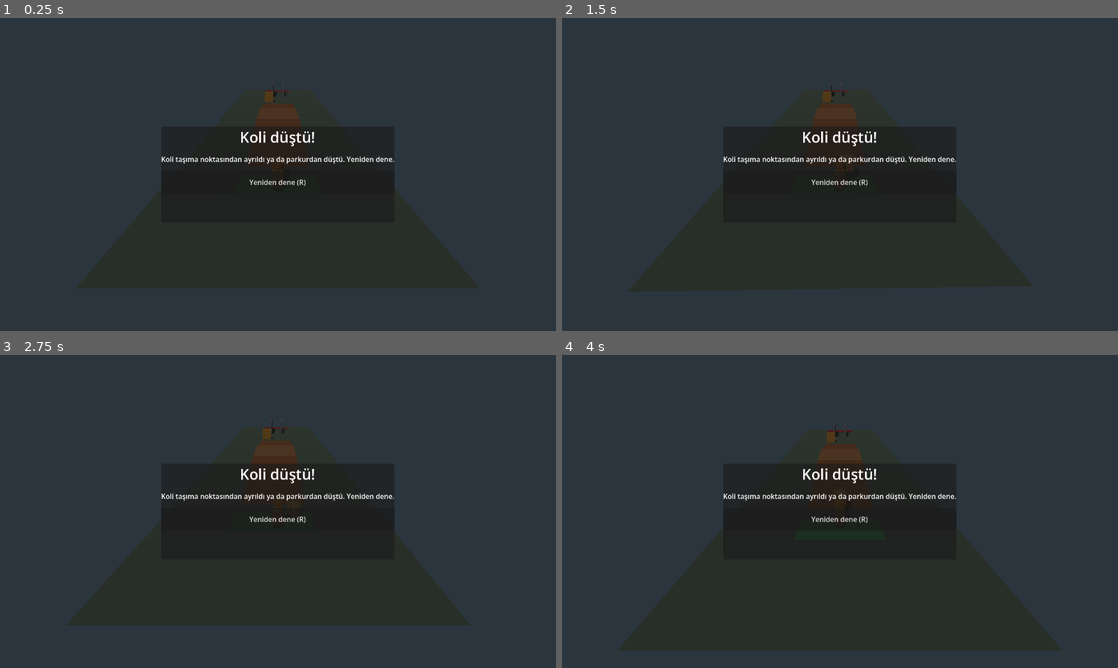
Above: before the commit, frames 1-4 (two rows, left to right).
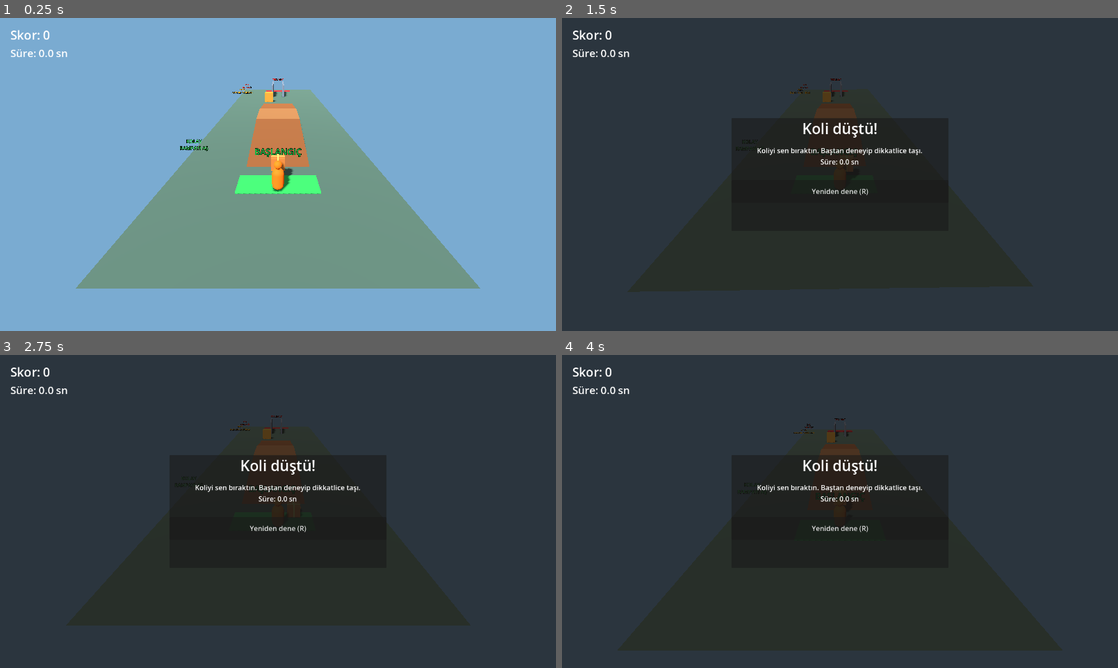
Above: after the commit, the same moments.

Repository: Hamsiciks28/Kargoyu-K-rmadan-getir
Game: Godot game, scene res://scenes/main.tscn
The game is run twice, just before and just after one commit, with the same random seed, the same clock (stepped at 60 frames per second) and the same inputs.
Inputs (mouse positions are in pixels of both pictures, inside the frame that each line leads up to):
- Up to frame 1 (0.25 s): no input
- Up to frame 2 (1.5 s): click (840, 180) at 0.5 s, where only the run before the commit has a clickable "Yeniden dene (R)"; tap Enter at 1.25 s; hold D (move_right) from 1.28 s (still down); tap Q (drop_cargo) at 1.35 s
- Up to frame 3 (2.75 s): release D (move_right) at 2.03 s; hold S (move_backward) from 2.03 s (still down); tap Q (drop_cargo) at 2.1 s
- Up to frame 4 (4 s): tap Space at 2.75 s; release S (move_backward) at 2.78 s; hold D (move_right) 2.78-3.53 s; hold Shift (sudden_move) 2.78-3.53 s; tap Q (drop_cargo) at 3.05, 3.8 s; tap Enter at 3.5 s; hold W (move_forward) from 3.53 s (still down); tap R at 3.6 s

The runs differ from the first frame. In frame 1, 100% of the frame differs, in the area x 0-100%, y 0-100%; in frame 2, 1.9%; in frame 3, 1.8%; in frame 4, 1.9%.

Commit message:
Complete gameplay days 11-21 and weekly checks

Diff:
--- a/scenes/cargo.tscn
+++ b/scenes/cargo.tscn
@@ -1,4 +1,6 @@
-[gd_scene load_steps=8 format=3]
+[gd_scene load_steps=9 format=3]
+
+[ext_resource type="Script" path="res://scripts/cargo.gd" id="1_cargo_script"]
 
 [sub_resource type="PhysicsMaterial" id="CargoPhysics"]
 friction = 0.8
@@ -26,6 +28,7 @@
 size = Vector3(0.8, 0.8, 0.8)
 
 [node name="Cargo" type="RigidBody3D"]
+script = ExtResource("1_cargo_script")
 mass = 1.5
 linear_damp = 4.0
 angular_damp = 6.0
--- a/scenes/main.tscn
+++ b/scenes/main.tscn
@@ -24,6 +24,9 @@
 [sub_resource type="BoxShape3D" id="GroundCollision"]
 size = Vector3(14, 0.2, 44)
 
+[sub_resource type="BoxShape3D" id="StartZoneShape"]
+size = Vector3(5, 2.5, 2)
+
 [sub_resource type="BoxShape3D" id="FinishZoneShape"]
 size = Vector3(5, 2.5, 2)
 
@@ -46,6 +49,13 @@
 [node name="CollisionShape3D" type="CollisionShape3D" parent="Ground"]
 position = Vector3(0, -0.1, 0)
 shape = SubResource("GroundCollision")
+
+[node name="StartZone" type="Area3D" parent="."]
+position = Vector3(0, 1, 15.5)
+collision_layer = 0
+
+[node name="CollisionShape3D" type="CollisionShape3D" parent="StartZone"]
+shape = SubResource("StartZoneShape")
 
 [node name="FinishZone" type="Area3D" parent="."]
 position = Vector3(0, 1, -19.5)
@@ -98,7 +108,7 @@
 grow_vertical = 2
 
 [node name="Panel" type="PanelContainer" parent="HUD/FailureOverlay/CenterContainer"]
-custom_minimum_size = Vector2(420, 220)
+custom_minimum_size = Vector2(500, 260)
 layout_mode = 2
 
 [node name="VBoxContainer" type="VBoxContainer" parent="HUD/FailureOverlay/CenterContainer/Panel"]
@@ -112,7 +122,9 @@
 horizontal_alignment = 1
 
 [node name="Message" type="Label" parent="HUD/FailureOverlay/CenterContainer/Panel/VBoxContainer"]
+custom_minimum_size = Vector2(400, 64)
 layout_mode = 2
+autowrap_mode = 3
 text = "Daha yavaş dön ve engellere dikkat et."
 horizontal_alignment = 1
 
@@ -120,3 +132,21 @@
 custom_minimum_size = Vector2(0, 52)
 layout_mode = 2
 text = "Yeniden dene (R)"
+
+[node name="ScoreLabel" type="Label" parent="HUD"]
+offset_left = 24.0
+offset_top = 20.0
+offset_right = 200.0
+offset_bottom = 62.0
+theme_override_colors/font_color = Color(1, 1, 1, 1)
+theme_override_font_sizes/font_size = 28
+text = "Skor: 0"
+
+[node name="TimerLabel" type="Label" parent="HUD"]
+offset_left = 24.0
+offset_top = 64.0
+offset_right = 240.0
+offset_bottom = 100.0
+theme_override_colors/font_color = Color(1, 1, 1, 1)
+theme_override_font_sizes/font_size = 24
+text = "Süre: 0.0 sn"
--- a/scenes/obstacle_course.tscn
+++ b/scenes/obstacle_course.tscn
@@ -58,6 +58,15 @@
 mesh = SubResource("MarkerMesh")
 material_override = SubResource("StartMaterial")
 
+[node name="StartLabel" type="Label3D" parent="."]
+position = Vector3(0, 2.2, 15.5)
+billboard = 1
+text = "BAŞLANGIÇ"
+font_size = 48
+pixel_size = 0.01
+modulate = Color(0.12, 0.75, 0.28, 1)
+outline_size = 8
+
 [node name="RampUp" type="StaticBody3D" parent="."]
 position = Vector3(0, 0.43, 9)
 rotation_degrees = Vector3(7, 0, 0)
@@ -68,6 +77,15 @@
 
 [node name="CollisionShape3D" type="CollisionShape3D" parent="RampUp"]
 shape = SubResource("RampCollision")
+
+[node name="EasySectionLabel" type="Label3D" parent="."]
+position = Vector3(-5.3, 2.0, 14.0)
+billboard = 1
+text = "KOLAY\nRAMPAYI AŞ"
+font_size = 38
+pixel_size = 0.008
+modulate = Color(0.2, 0.88, 0.34, 1)
+outline_size = 8
 
 [node name="UpperPlatform" type="StaticBody3D" parent="."]
 position = Vector3(0, 0.89, 2.5)
@@ -100,6 +118,15 @@
 [node name="CollisionShape3D" type="CollisionShape3D" parent="CrateObstacle"]
 shape = SubResource("CrateCollision")
 
+[node name="MediumSectionLabel" type="Label3D" parent="."]
+position = Vector3(-5.3, 2.0, -6.5)
+billboard = 1
+text = "ORTA\nKASANIN YANINDAN"
+font_size = 38
+pixel_size = 0.008
+modulate = Color(0.98, 0.73, 0.16, 1)
+outline_size = 8
+
 [node name="NarrowPassageLeft" type="StaticBody3D" parent="." groups=["cargo_drop_obstacle"]]
 position = Vector3(-0.95, 1.0, -15.5)
 
@@ -120,7 +147,25 @@
 [node name="CollisionShape3D" type="CollisionShape3D" parent="NarrowPassageRight"]
 shape = SubResource("WallCollision")
 
+[node name="HardSectionLabel" type="Label3D" parent="."]
+position = Vector3(-5.3, 2.0, -11.8)
+billboard = 1
+text = "ZOR\nDAR GEÇİT"
+font_size = 38
+pixel_size = 0.008
+modulate = Color(0.95, 0.27, 0.22, 1)
+outline_size = 8
+
 [node name="FinishMarker" type="MeshInstance3D" parent="."]
 position = Vector3(0, 0.025, -19.5)
 mesh = SubResource("MarkerMesh")
 material_override = SubResource("FinishMaterial")
+
+[node name="FinishLabel" type="Label3D" parent="."]
+position = Vector3(0, 2.2, -19.5)
+billboard = 1
+text = "TESLİMAT"
+font_size = 48
+pixel_size = 0.01
+modulate = Color(0.88, 0.16, 0.16, 1)
+outline_size = 8
--- /dev/null
+++ b/scripts/cargo.gd
@@ -0,0 +1,42 @@
+extends RigidBody3D
+
+enum CargoType { LIGHT, NORMAL, HEAVY }
+
+@export_group("Koli türü")
+@export_enum("Hafif", "Normal", "Ağır") var koli_turu: int = CargoType.NORMAL
+
+@export_group("Kütle")
+@export_range(0.5, 4.0, 0.1) var hafif_koli_kutlesi: float = 0.75
+@export_range(0.5, 4.0, 0.1) var normal_koli_kutlesi: float = 1.5
+@export_range(0.5, 6.0, 0.1) var agir_koli_kutlesi: float = 3.0
+
+@export_group("Görünüm")
+@export var hafif_koli_rengi := Color(0.83, 0.68, 0.32, 1.0)
+@export var normal_koli_rengi := Color(0.68, 0.39, 0.17, 1.0)
+@export var agir_koli_rengi := Color(0.43, 0.30, 0.25, 1.0)
+
+@onready var box_visual: MeshInstance3D = $Box
+
+func _ready() -> void:
+	_apply_cargo_type()
+
+func _apply_cargo_type() -> void:
+	var selected_mass: float
+	var selected_color: Color
+	match koli_turu:
+		CargoType.LIGHT:
+			selected_mass = hafif_koli_kutlesi
+			selected_color = hafif_koli_rengi
+		CargoType.HEAVY:
+			selected_mass = agir_koli_kutlesi
+			selected_color = agir_koli_rengi
+		_:
+			selected_mass = normal_koli_kutlesi
+			selected_color = normal_koli_rengi
+
+	mass = selected_mass
+	var material := box_visual.material_override as StandardMaterial3D
+	if material != null:
+		var unique_material := material.duplicate() as StandardMaterial3D
+		unique_material.albedo_color = selected_color
+		box_visual.material_override = unique_material
--- a/scripts/game_manager.gd
+++ b/scripts/game_manager.gd
@@ -1,32 +1,49 @@
 extends Node3D
+
+const DELIVERY_SCORE := 1000
 
 @onready var player: Node = $Player
 @onready var cargo: RigidBody3D = $Cargo
+@onready var score_label: Label = $HUD/ScoreLabel
+@onready var timer_label: Label = $HUD/TimerLabel
 @onready var failure_overlay: Control = $HUD/FailureOverlay
 @onready var result_title: Label = $HUD/FailureOverlay/CenterContainer/Panel/VBoxContainer/Title
 @onready var result_message: Label = $HUD/FailureOverlay/CenterContainer/Panel/VBoxContainer/Message
 @onready var retry_button: Button = $HUD/FailureOverlay/CenterContainer/Panel/VBoxContainer/RetryButton
+@onready var start_zone: Area3D = $StartZone
 @onready var finish_zone: Area3D = $FinishZone
 
+var _run_started := false
 var _run_over := false
 var _restart_queued := false
+var score := 0
+var elapsed_seconds := 0.0
 
 func _ready() -> void:
+	score = 0
+	elapsed_seconds = 0.0
+	_update_score_display()
+	_update_timer_display()
 	failure_overlay.hide()
 	player.connect("cargo_dropped", _on_cargo_dropped)
 	retry_button.pressed.connect(_restart_run)
+	start_zone.body_exited.connect(_on_start_zone_body_exited)
 	finish_zone.body_entered.connect(_on_finish_zone_body_entered)
 
-func _process(_delta: float) -> void:
+func _process(delta: float) -> void:
 	if _run_over:
 		return
 
+	if _run_started:
+		elapsed_seconds += delta
+		_update_timer_display()
+
 	if not is_instance_valid(cargo):
-		_show_end_screen(false)
+		_show_end_screen(false, "Koli sahneden kayboldu. Yeniden dene.")
 		return
 
 	if cargo.global_position.y < -1.0 or absf(cargo.global_position.x) > 8.0 or absf(cargo.global_position.z) > 25.0:
-		_show_end_screen(false)
+		_show_end_screen(false, "Koli parkurdan düştü. Rampaya girerken yavaşla.")
 
 func _unhandled_input(event: InputEvent) -> void:
 	if not _run_over:
@@ -35,29 +52,50 @@
 	if event is InputEventKey and event.pressed and not event.echo and event.physical_keycode == KEY_R:
 		_restart_run()
 
-func _on_cargo_dropped() -> void:
-	_show_end_screen(false)
+func _on_cargo_dropped(reason: String) -> void:
+	_show_end_screen(false, reason)
+
+func _on_start_zone_body_exited(body: Node3D) -> void:
+	if body != player or _run_started or _run_over:
+		return
+	_run_started = true
 
 func _on_finish_zone_body_entered(body: Node3D) -> void:
-	if body == player:
-		_show_end_screen(true)
+	if body != player:
+		return
+	if _run_over or not is_instance_valid(player) or not is_instance_valid(cargo):
+		return
+	if not bool(player.get("_cargo_is_attached")):
+		return
+	_show_end_screen(true)
 
-func _show_end_screen(completed: bool) -> void:
+func _show_end_screen(completed: bool, failure_reason: String = "") -> void:
 	if _run_over:
 		return
 
 	_run_over = true
+	score = DELIVERY_SCORE if completed else 0
+	_update_score_display()
+	_update_timer_display()
+	var time_summary := "Süre: %.1f sn" % elapsed_seconds
 	if completed:
 		result_title.text = "Parkur tamamlandı!"
-		result_message.text = "Koliyi sağlam ulaştırdın."
+		result_message.text = "Koliyi sağlam ulaştırdın.\n%s" % time_summary
 		retry_button.text = "Tekrar oyna (R)"
 	else:
 		result_title.text = "Koli düştü!"
-		result_message.text = "Koli taşıma noktasından ayrıldı ya da parkurdan düştü. Yeniden dene."
+		var reason := failure_reason if not failure_reason.is_empty() else "Koli düştü. Yeniden deneyip hareketlerini yumuşat."
+		result_message.text = "%s\n%s" % [reason, time_summary]
 		retry_button.text = "Yeniden dene (R)"
 	failure_overlay.show()
 	player.set_physics_process(false)
 	player.set("velocity", Vector3.ZERO)
+
+func _update_score_display() -> void:
+	score_label.text = "Skor: %d" % score
+
+func _update_timer_display() -> void:
+	timer_label.text = "Süre: %.1f sn" % elapsed_seconds
 
 func _restart_run() -> void:
 	if _restart_queued:
--- a/scripts/player_controller.gd
+++ b/scripts/player_controller.gd
@@ -1,6 +1,6 @@
 extends CharacterBody3D
 
-signal cargo_dropped
+signal cargo_dropped(reason: String)
 
 @export_range(0.1, 20.0, 0.1) var move_speed: float = 5.0
 @export_range(0.1, 20.0, 0.1) var sudden_move_speed: float = 9.0
@@ -21,6 +21,7 @@
 
 var _cargo: RigidBody3D
 var _cargo_is_attached := true
+var _cargo_connection_pending := true
 var _previous_target_velocity := Vector3.ZERO
 var _previous_movement_direction := Vector3.ZERO
 var _direction_memory_age := 0.0
@@ -32,10 +33,13 @@
 	call_deferred("_connect_cargo")
 
 func _connect_cargo() -> void:
+	if not _cargo_connection_pending:
+		return
+	_cargo_connection_pending = false
 	_cargo = get_node_or_null(cargo_path) as RigidBody3D
 	if _cargo == null:
 		push_warning("Taşınacak koli bulunamadı: %s" % cargo_path)
-		_cargo_is_attached = false
+		_drop_cargo("Koli sahneden kayboldu. Yeniden dene.")
 		return
 
 	add_collision_exception_with(_cargo)
@@ -46,6 +50,11 @@
 		_cargo.body_entered.connect(_on_cargo_body_entered)
 
 func _physics_process(delta: float) -> void:
+	# Taşıma bağlantısı call_deferred ile kurulurken ilk fizik adımı erken gelebilir.
+	# Bağlantı tamamlanana kadar koli bütünlüğünü denetlemeyip yanlış düşüşü önle.
+	if _cargo_connection_pending:
+		return
+
 	var input_vector := Input.get_vector(
 		"move_left",
 		"move_right",
@@ -75,8 +84,10 @@
 		and not previous_move_was_sudden
 		and movement_change >= sudden_movement_limit
 	)
-	if _cargo_is_attached and (is_sudden_turn or sudden_speed_change):
-		_drop_cargo()
+	if _cargo_is_attached and is_sudden_turn:
+		_drop_cargo("Koli dönüşte seni takip edemedi. Yönünü biraz daha yumuşak değiştir.")
+	elif _cargo_is_attached and sudden_speed_change:
+		_drop_cargo("Koli ani hızlanmada savruldu. Önce yavaşla, sonra hızlan.")
 	_previous_target_velocity = target_velocity
 	if not movement_direction.is_zero_approx():
 		_previous_movement_direction = movement_direction
@@ -93,7 +104,7 @@
 		velocity.y -= gravity_strength * delta
 
 	if Input.is_action_just_pressed("drop_cargo"):
-		_drop_cargo()
+		_drop_cargo("Koliyi sen bıraktın. Baştan deneyip dikkatlice taşı.")
 
 	var incoming_velocity := velocity
 	move_and_slide()
@@ -101,7 +112,11 @@
 		for collision_index in get_slide_collision_count():
 			var collision := get_slide_collision(collision_index)
 			if collision.get_normal().y < 0.65 and incoming_velocity.dot(collision.get_normal()) <= -player_impact_drop_speed:
-				_drop_cargo()
+				var collider := collision.get_collider()
+				var impact_message := "Oyuncu engelle sert çarpıştı. Engellere daha yavaş yaklaş."
+				if collider is Node and (collider as Node).is_in_group("cargo_drop_obstacle"):
+					impact_message = "Engelle kafa kafaya geldin. Hızını biraz azalt."
+				_drop_cargo(impact_message)
 				break
 
 	_check_cargo_carry_integrity()
@@ -111,15 +126,15 @@
 		return
 
 	if not is_instance_valid(_cargo):
-		_drop_cargo()
+		_drop_cargo("Koli sahneden kayboldu. Yeniden dene.")
 		return
 
 	if not is_instance_valid(carry_joint) or carry_joint.is_queued_for_deletion():
-		_drop_cargo()
+		_drop_cargo("Koli taşıma bağlantısı koptu. Yeniden dene.")
 		return
 
 	if _cargo.global_position.distance_to(carry_anchor.global_position) > cargo_max_carry_separation:
-		_drop_cargo()
+		_drop_cargo("Koli elinden fazla uzaklaştı. Hareketlerini yumuşat.")
 
 func _on_cargo_body_entered(body: Node) -> void:
 	if not _cargo_is_attached or body == self or body == carry_anchor:
@@ -141,12 +156,15 @@
 	if hit_course_obstacle:
 		impact_speed = maxf(impact_speed, player_approach_speed)
 	if impact_speed >= cargo_impact_drop_speed:
-		_drop_cargo()
+		if hit_course_obstacle:
+			_drop_cargo("Koli engelle sert çarpıştı. Biraz yavaşlayıp boşluktan geç.")
+		else:
+			_drop_cargo("Koli sert bir çarpışmayla elinden çıktı. Daha dikkatli ilerle.")
 
 func _body_position(body: Node) -> Vector3:
 	return (body as Node3D).global_position if body is Node3D else _cargo.global_position
 
-func _drop_cargo() -> void:
+func _drop_cargo(reason: String) -> void:
 	if not _cargo_is_attached:
 		return
 
@@ -159,4 +177,4 @@
 		_cargo.linear_velocity = velocity
 		_cargo.apply_central_impulse(Vector3(0.0, -0.5, -1.0))
 		_cargo.sleeping = false
-	cargo_dropped.emit()
+	cargo_dropped.emit(reason)
Not shown, added: scripts/cargo.gd.uid
Not shown, added: GUN11_MULTIKOLI_TEST.md
Not shown, added: GUN12_KOLI_TURLERI_TEST.md
Not shown, added: GUN13_DENGE_FIZIK_TEST.md
Not shown, added: GUN14_IKINCI_HAFTA_KONTROL.md
Not shown, added: GUN15_BASLANGIC_BITIS_KONTROL.md
Not shown, added: GUN16_SKOR_TEST.md
Not shown, added: GUN17_SURE_SONUC_TEST.md
Not shown, added: GUN18_ENGEL_TEST.md
Not shown, added: GUN19_PARKUR_ZORLUK_TEST.md
Not shown, added: GUN20_OYUN_AKISI_TEST.md
Not shown, added: GUN21_UCUNCU_HAFTA_KONTROL.md
(and 1 more such lines)
